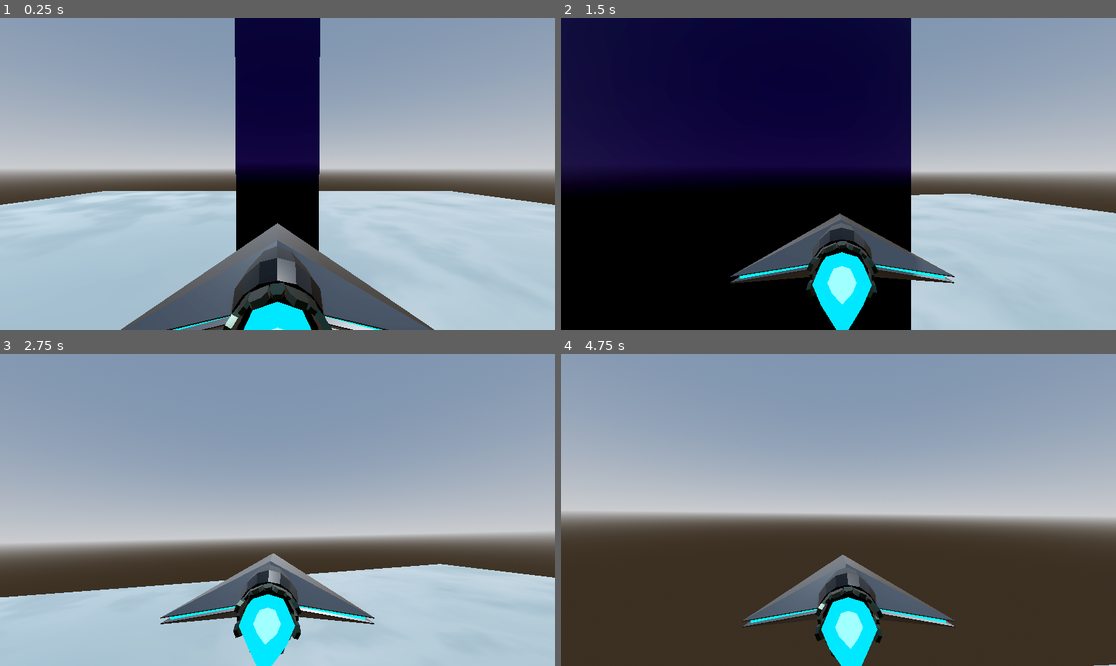
Above: before the commit, frames 1-4 (two rows, left to right).
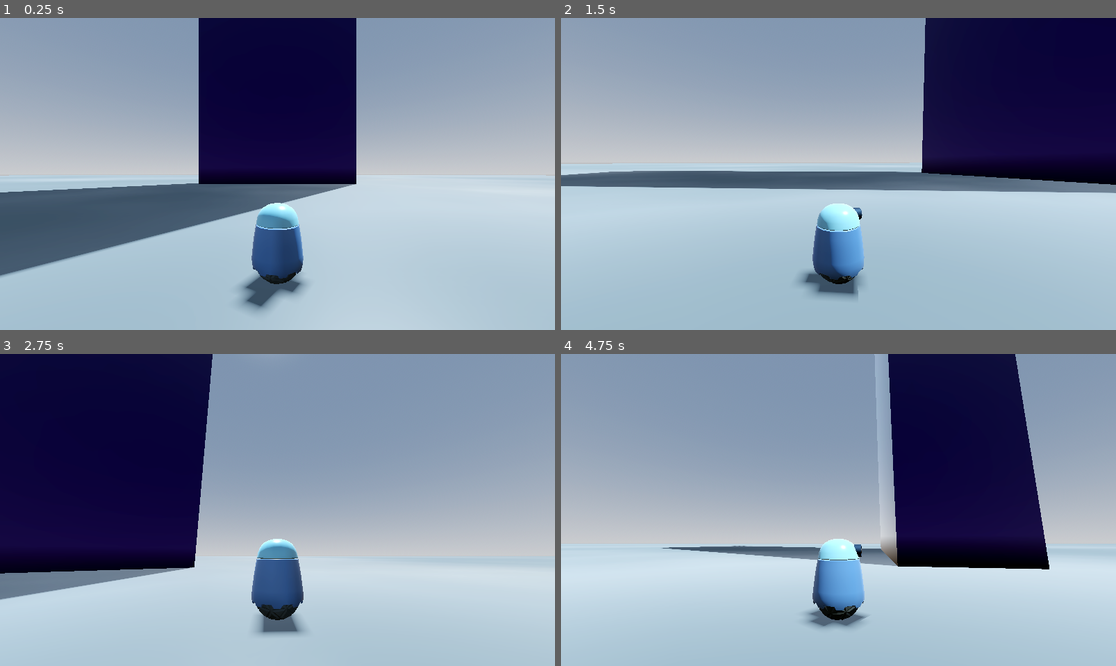
Above: after the commit, the same moments.

Repository: TristanCherrier/mcg-2026-groupe-4
Game: Godot game, scene res://main.tscn
The game is run twice, just before and just after one commit, with the same random seed, the same clock (stepped at 60 frames per second) and the same inputs.
Inputs (mouse positions are in pixels of both pictures, inside the frame that each line leads up to):
- Up to frame 1 (0.25 s): no input
- Up to frame 2 (1.5 s): tap Enter at 0.5 s; move the mouse to (866, 174) at 0.52 s; hold W (Ship_Thrust) from 0.53 s (still down); move the mouse to (810, 174) at 1.27 s
- Up to frame 3 (2.75 s): keep holding W (Ship_Thrust); move the mouse to (288, 503) at 2.02 s
- Up to frame 4 (4.75 s): keep holding W (Ship_Thrust); move the mouse to (832, 516) at 2.77 s; move the mouse to (877, 513) at 3.52 s; move the mouse to (794, 506) at 4.27 s

The runs differ from the first frame. In frame 1, 32% of the frame differs, in the area x 0-100%, y 0-100%; in frame 2, 85%; in frame 3, 40%; in frame 4, 63%.

Commit message:
ajout du robot + controles + controles camera

Diff:
--- /dev/null
+++ b/Phys_Materials/pm_robot_ball.tres
@@ -0,0 +1,4 @@
+[gd_resource type="PhysicsMaterial" format=3 uid="uid://cgmdivt82aw86"]
+
+[resource]
+rough = true
--- /dev/null
+++ b/Scripts/ball_rb.gd
@@ -0,0 +1,17 @@
+extends RigidBody3D
+
+@export
+var CamNode : Node3D
+
+func _ready() -> void:
+	pass # Replace with function body.
+
+func _integrate_forces(state: PhysicsDirectBodyState3D) -> void:
+	if Input.is_action_pressed("Roll_Forward"):
+		apply_torque(-CamNode.global_basis.x * (angular_damp + 1))
+	if Input.is_action_pressed("Roll_Back"):
+		apply_torque(CamNode.global_basis.x * (angular_damp + 1))
+	if Input.is_action_pressed("Roll_Left"):
+		apply_torque(CamNode.global_basis.z * (angular_damp + 1))
+	if Input.is_action_pressed("Roll_Right"):
+		apply_torque(-CamNode.global_basis.z * (angular_damp + 1))
--- /dev/null
+++ b/Scripts/robot_cam.gd
@@ -0,0 +1,29 @@
+extends Node3D
+
+var rotY : float
+var rotX : float
+var smooth_rotY : float
+var smooth_rotX : float
+var mouse_motion : Vector2
+
+# Called when the node enters the scene tree for the first time.
+func _ready() -> void:
+	pass
+	#Input.mouse_mode = Input.MOUSE_MODE_CAPTURED
+
+
+# Called every frame. 'delta' is the elapsed time since the previous frame.
+func _process(delta: float) -> void:
+	rotY = mouse_motion.x /50
+	rotX = mouse_motion.y /50
+	mouse_motion = Vector2.ZERO
+	smooth_rotY = lerpf(smooth_rotY, rotY, 0.3)
+	smooth_rotX = lerpf(smooth_rotX, rotX, 0.3)
+	rotate_y(-smooth_rotY)
+	$cam_subNode.rotate_object_local(Vector3.RIGHT,-smooth_rotX)
+	rotY = 0
+	rotX = 0
+
+func _input(event):
+	if event is InputEventMouseMotion:
+		mouse_motion += event.relative
--- a/ship.gd
+++ b/Scripts/ship.gd
@@ -10,9 +10,6 @@
 var thrust_force : float = 20
 var mouse_motion : Vector2
 
-# Called when the node enters the scene tree for the first time.
-func _ready() -> void:
-	print("Ship ready")
 
 func _integrate_forces(state : PhysicsDirectBodyState3D) -> void:
 	exhaust.basis = Basis.IDENTITY
--- a/main.tscn
+++ b/main.tscn
@@ -1,8 +1,8 @@
 [gd_scene format=3 uid="uid://bom1ef41jsxwu"]
 
 [ext_resource type="Material" uid="uid://doxjrqjvofjfr" path="res://Materials/floor.tres" id="1_ig7tw"]
-[ext_resource type="PackedScene" uid="uid://bsoailc7aym4d" path="res://ship.tscn" id="2_0xm2m"]
-[ext_resource type="Script" uid="uid://dhhkw374rrofe" path="res://ship_cam.gd" id="3_h2yge"]
+[ext_resource type="Script" uid="uid://cmaqtmp273qpo" path="res://Scripts/robot_cam.gd" id="3_h2yge"]
+[ext_resource type="PackedScene" uid="uid://dn1a0psrdpmyg" path="res://robot.tscn" id="4_1bvp3"]
 
 [sub_resource type="ProceduralSkyMaterial" id="ProceduralSkyMaterial_7dm0k"]
 sky_horizon_color = Color(0.66224277, 0.6717428, 0.6867428, 1)
@@ -29,7 +29,10 @@
 
 [sub_resource type="BoxMesh" id="BoxMesh_h2yge"]
 material = SubResource("StandardMaterial3D_0xm2m")
-size = Vector3(7.34, 35.31, 1.51)
+size = Vector3(8, 35, 2)
+
+[sub_resource type="BoxShape3D" id="BoxShape3D_1bvp3"]
+size = Vector3(8, 35, 2)
 
 [node name="main" type="Node3D" unique_id=377797802]
 
@@ -52,18 +55,33 @@
 visible = false
 shape = SubResource("BoxShape3D_272bh")
 
-[node name="Ship" parent="." unique_id=50604899 instance=ExtResource("2_0xm2m")]
-transform = Transform3D(1, 0, 0, 0, 1, 0, 0, 0, 1, -1.9073486e-06, 12.645378, 17.842396)
+[node name="Monolith" type="StaticBody3D" parent="." unique_id=1397754345]
+transform = Transform3D(1, 0, 0, 0, 1, 0, 0, 0, 1, 0, 14.268544, 0)
 
-[node name="MeshInstance3D" type="MeshInstance3D" parent="." unique_id=997238360]
-transform = Transform3D(1, 0, 0, 0, 1, 0, 0, 0, 1, 0, 14.268544, 0)
+[node name="MeshInstance3D" type="MeshInstance3D" parent="Monolith" unique_id=997238360]
 mesh = SubResource("BoxMesh_h2yge")
 
-[node name="Camera3D" type="Camera3D" parent="." unique_id=2000411279 node_paths=PackedStringArray("ship", "target")]
-transform = Transform3D(1, 0, 0, 0, 1, 0, 0, 0, 1, 0, 13.88208, 24.002111)
-script = ExtResource("3_h2yge")
-ship = NodePath("../Ship")
-target = NodePath("../cam_target")
+[node name="CollisionShape3D" type="CollisionShape3D" parent="Monolith" unique_id=1862417788]
+visible = false
+shape = SubResource("BoxShape3D_1bvp3")
 
 [node name="cam_target" type="Node3D" parent="." unique_id=1650192674]
 transform = Transform3D(1, 0, 0, 0, 1, 0, 0, 0, 1, 0, 12.543671, 17.603008)
+
+[node name="Robot" parent="." unique_id=957209711 instance=ExtResource("4_1bvp3")]
+transform = Transform3D(1, 0, 0, 0, 1, 0, 0, 0, 1, 0, 0.15002039, 10.349202)
+
+[node name="ball_rb" parent="Robot" index="0" unique_id=1427333599 node_paths=PackedStringArray("CamNode")]
+angular_damp = 100.0
+CamNode = NodePath("../body_rb/cam_node")
+
+[node name="cam_node" type="Node3D" parent="Robot/body_rb" parent_id_path=PackedInt32Array(957209711, 1075911092) index="3" unique_id=302605313]
+script = ExtResource("3_h2yge")
+
+[node name="cam_subNode" type="Node3D" parent="Robot/body_rb/cam_node" unique_id=1944482211]
+
+[node name="RobotCam" type="Camera3D" parent="Robot/body_rb/cam_node/cam_subNode" unique_id=1358367430]
+transform = Transform3D(1, 0, 0, 0, 1, 0, 0, 0, 1, 0, 0.4076464, 0.9859104)
+current = true
+
+[editable path="Robot"]
--- a/project.godot
+++ b/project.godot
@@ -23,6 +23,30 @@
 , Object(InputEventKey,"resource_local_to_scene":false,"resource_name":"","device":-1,"window_id":0,"alt_pressed":false …(182 unchanged characters)…
 ]
 }
+Roll_Forward={
+"deadzone": 0.2,
+"events": [Object(InputEventKey,"resource_local_to_scene":false,"resource_name":"","device":-1,"window_id":0,"alt_pressed":false,"shift_pressed":false,"ctrl_pressed":false,"meta_pressed":false,"pressed":false,"keycode":0,"physical_keycode":87,"key_label":0,"unicode":122,"location":0,"echo":false,"script":null)
+, Object(InputEventKey,"resource_local_to_scene":false,"resource_name":"","device":-1,"window_id":0,"alt_pressed":false,"shift_pressed":false,"ctrl_pressed":false,"meta_pressed":false,"pressed":false,"keycode":0,"physical_keycode":4194320,"key_label":0,"unicode":0,"location":0,"echo":false,"script":null)
+]
+}
+Roll_Back={
+"deadzone": 0.2,
+"events": [Object(InputEventKey,"resource_local_to_scene":false,"resource_name":"","device":-1,"window_id":0,"alt_pressed":false,"shift_pressed":false,"ctrl_pressed":false,"meta_pressed":false,"pressed":false,"keycode":0,"physical_keycode":83,"key_label":0,"unicode":115,"location":0,"echo":false,"script":null)
+, Object(InputEventKey,"resource_local_to_scene":false,"resource_name":"","device":-1,"window_id":0,"alt_pressed":false,"shift_pressed":false,"ctrl_pressed":false,"meta_pressed":false,"pressed":false,"keycode":0,"physical_keycode":4194322,"key_label":0,"unicode":0,"location":0,"echo":false,"script":null)
+]
+}
+Roll_Left={
+"deadzone": 0.2,
+"events": [Object(InputEventKey,"resource_local_to_scene":false,"resource_name":"","device":-1,"window_id":0,"alt_pressed":false,"shift_pressed":false,"ctrl_pressed":false,"meta_pressed":false,"pressed":false,"keycode":0,"physical_keycode":65,"key_label":0,"unicode":113,"location":0,"echo":false,"script":null)
+, Object(InputEventKey,"resource_local_to_scene":false,"resource_name":"","device":-1,"window_id":0,"alt_pressed":false,"shift_pressed":false,"ctrl_pressed":false,"meta_pressed":false,"pressed":false,"keycode":0,"physical_keycode":4194319,"key_label":0,"unicode":0,"location":0,"echo":false,"script":null)
+]
+}
+Roll_Right={
+"deadzone": 0.2,
+"events": [Object(InputEventKey,"resource_local_to_scene":false,"resource_name":"","device":-1,"window_id":0,"alt_pressed":false,"shift_pressed":false,"ctrl_pressed":false,"meta_pressed":false,"pressed":false,"keycode":0,"physical_keycode":68,"key_label":0,"unicode":100,"location":0,"echo":false,"script":null)
+, Object(InputEventKey,"resource_local_to_scene":false,"resource_name":"","device":-1,"window_id":0,"alt_pressed":false,"shift_pressed":false,"ctrl_pressed":false,"meta_pressed":false,"pressed":false,"keycode":0,"physical_keycode":4194321,"key_label":0,"unicode":0,"location":0,"echo":false,"script":null)
+]
+}
 
 [physics]
 
--- /dev/null
+++ b/robot.tscn
@@ -0,0 +1,48 @@
+[gd_scene format=3 uid="uid://dn1a0psrdpmyg"]
+
+[ext_resource type="PhysicsMaterial" uid="uid://cgmdivt82aw86" path="res://Phys_Materials/pm_robot_ball.tres" id="1_dfm56"]
+[ext_resource type="Script" uid="uid://bt3jli15au83j" path="res://Scripts/ball_rb.gd" id="2_7xofo"]
+[ext_resource type="PackedScene" uid="uid://c1i6u8fh3ab6n" path="res://Imports/robot_ball.glb" id="2_yhfw1"]
+[ext_resource type="PackedScene" uid="uid://dcpya1ejwsnck" path="res://Imports/robot_body.glb" id="3_ru5oq"]
+[ext_resource type="PackedScene" uid="uid://bxx0biypbr7nx" path="res://Imports/robot_head.glb" id="4_7xofo"]
+
+[sub_resource type="SphereShape3D" id="SphereShape3D_ru5oq"]
+radius = 0.11
+
+[sub_resource type="CapsuleShape3D" id="CapsuleShape3D_yyxj1"]
+radius = 0.12207031
+height = 0.36702538
+
+[node name="Node3D" type="Node3D" unique_id=317561797]
+
+[node name="ball_rb" type="RigidBody3D" parent="." unique_id=1427333599]
+mass = 5.0
+physics_material_override = ExtResource("1_dfm56")
+can_sleep = false
+angular_damp = 100.0
+script = ExtResource("2_7xofo")
+
+[node name="robot_ball" parent="ball_rb" unique_id=1729454176 instance=ExtResource("2_yhfw1")]
+
+[node name="CollisionShape3D" type="CollisionShape3D" parent="ball_rb" unique_id=964995164]
+visible = false
+shape = SubResource("SphereShape3D_ru5oq")
+
+[node name="body_rb" type="RigidBody3D" parent="." unique_id=1075911092]
+axis_lock_angular_x = true
+axis_lock_angular_z = true
+can_sleep = false
+angular_damp = 10.0
+
+[node name="robot_body" parent="body_rb" unique_id=1259254047 instance=ExtResource("3_ru5oq")]
+
+[node name="robot_head" parent="body_rb" unique_id=2041386091 instance=ExtResource("4_7xofo")]
+
+[node name="CollisionShape3D" type="CollisionShape3D" parent="body_rb" unique_id=1253267929]
+transform = Transform3D(1, 0, 0, 0, 1, 0, 0, 0, 1, 0, 0.08342457, 0)
+visible = false
+shape = SubResource("CapsuleShape3D_yyxj1")
+
+[node name="PinJoint3D" type="PinJoint3D" parent="." unique_id=1863421410]
+node_a = NodePath("../ball_rb")
+node_b = NodePath("../body_rb")
--- a/ship.tscn
+++ b/ship.tscn
@@ -1,6 +1,6 @@
 [gd_scene format=3 uid="uid://bsoailc7aym4d"]
 
-[ext_resource type="Script" uid="uid://uryfumkhqcsm" path="res://ship.gd" id="1_78o8j"]
+[ext_resource type="Script" uid="uid://uryfumkhqcsm" path="res://Scripts/ship.gd" id="1_78o8j"]
 [ext_resource type="PackedScene" uid="uid://c0tad7m22i3ld" path="res://Imports/ship_frame.glb" id="1_v4325"]
 [ext_resource type="PackedScene" uid="uid://b67wi12xuykg1" path="res://Imports/exhaust.glb" id="2_c3vuw"]
 [ext_resource type="PackedScene" uid="uid://bkp3iqyyuwuhf" path="res://thruster_flame.tscn" id="3_78o8j"]
Binary file added: Imports/robot_ball.glb
Not shown, added: Imports/robot_ball.glb.import
Binary file added: Imports/robot_body.glb
Not shown, added: Imports/robot_body.glb.import
Binary file added: Imports/robot_head.glb
Not shown, added: Imports/robot_head.glb.import
Not shown, added: Scripts/ball_rb.gd.uid
Not shown, added: Scripts/robot_cam.gd.uid
Renamed: ship.gd.uid -> Scripts/ship.gd.uid
Renamed: ship_cam.gd -> Scripts/ship_cam.gd
Renamed: ship_cam.gd.uid -> Scripts/ship_cam.gd.uid
